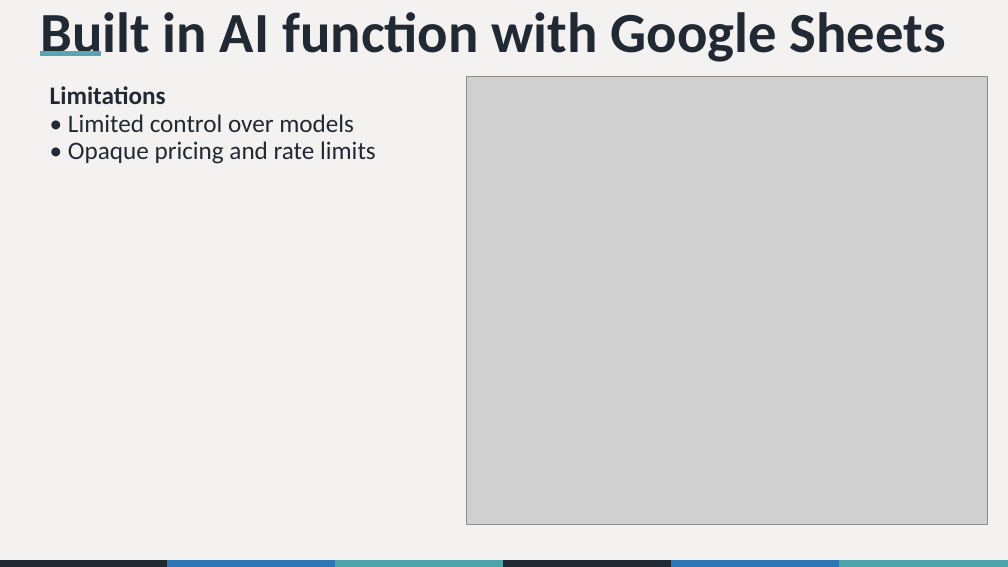
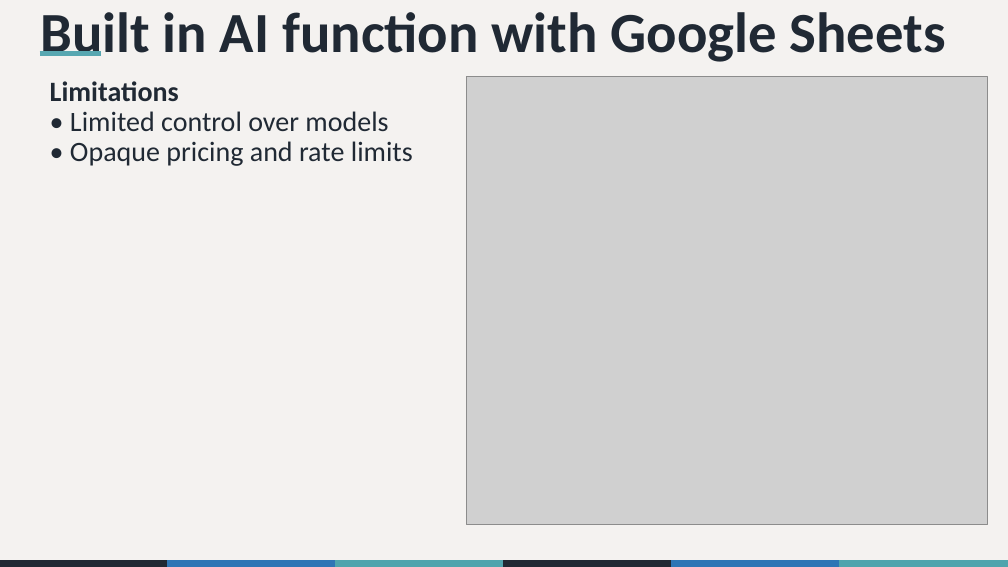
Before and after one commit to the-graph-courses/aiw_2026_t3_materials, a slide deck: slide 22 of week_03_workshop/aiw_workshop_03_slides.pptx (slide 28 before the commit). Drawn at 1008x567 pixels with LibreOffice and Linux fonts; fonts in the diff are those of the drawing; grey boxes stand for pictures. Boxes give left, top, right and bottom in pixels: in the first picture for what was removed or moved away, otherwise in the second. Text is boxed around its words. In the diff, an @@ line names an element or a change of style, - is before the commit and + after.

```diff
--- a/week_03_workshop/aiw_workshop_03_slides.pptx
+++ b/week_03_workshop/aiw_workshop_03_slides.pptx
@@ title "Limitations" at [50, 81, 413, 166]: size 18 to 20 pt @@
```
Also in this commit, not shown: 4 other slides changed, 1 slide added, 7 slides removed, 7 other files.
